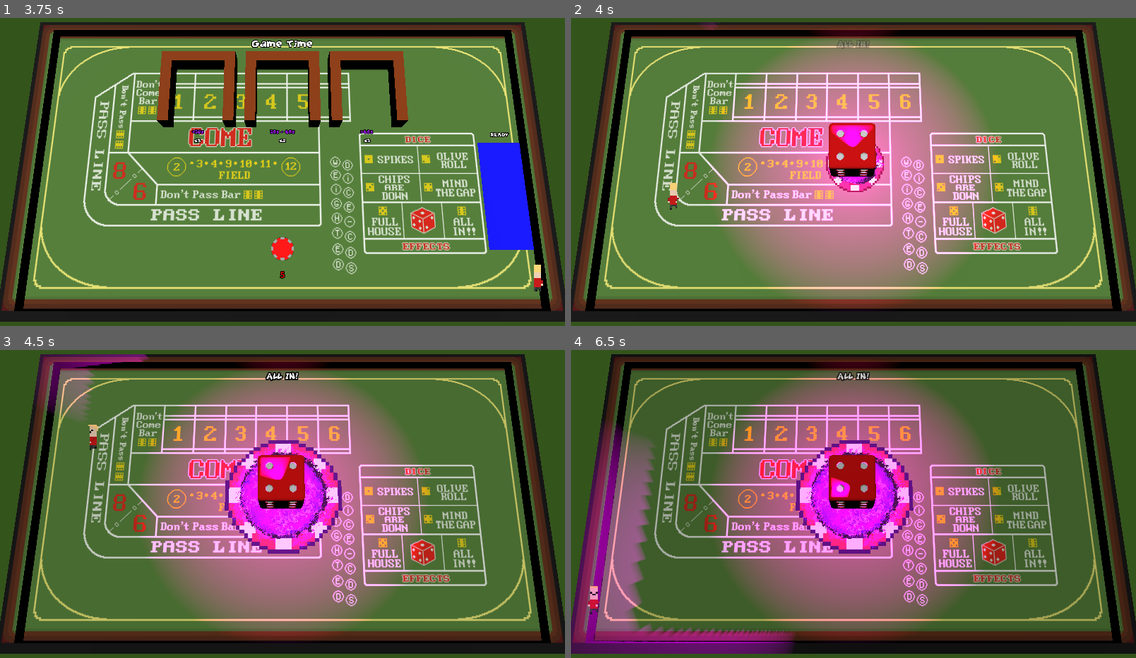
Above: before the commit, frames 1-4 (two rows, left to right).
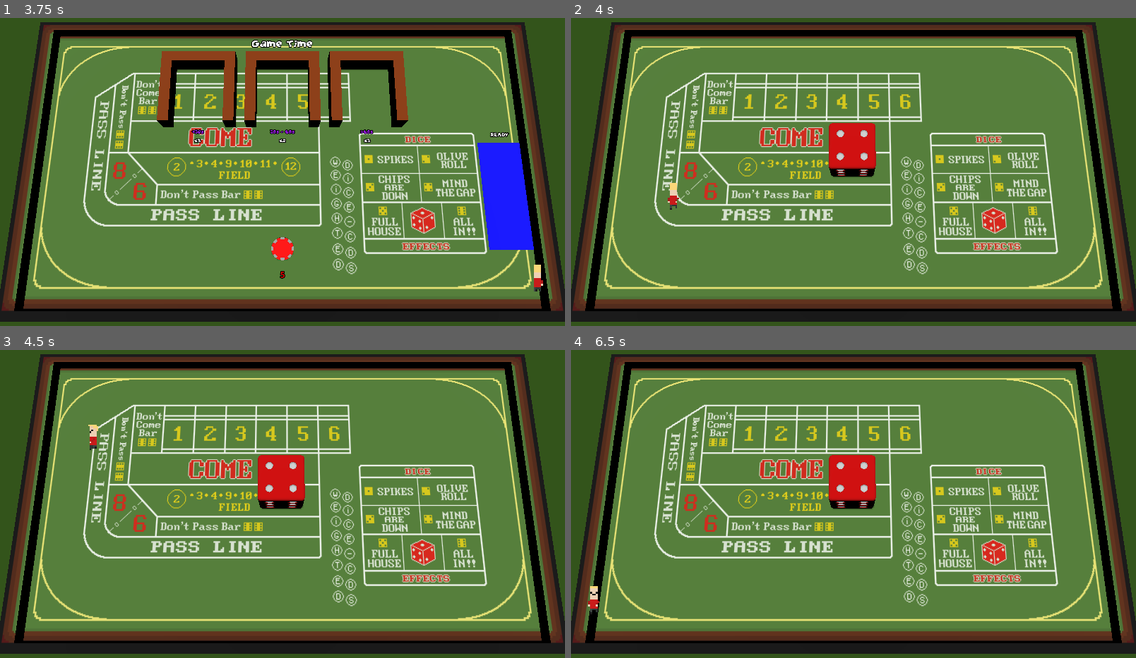
Above: after the commit, the same moments.

Repository: Laks0/weighted-dice-3d
Game: Godot game, scene res://Scenes/CharacterScreen/CharacterScreen.tscn
The game is run twice, just before and just after one commit, with the same random seed, the same clock (stepped at 60 frames per second) and the same inputs.
Inputs:
- Up to frame 1 (3.75 s): click "Start" at 0.5 s; tap Enter (grab_mouse) at 1.25, 2.1 s; hold D (move_right_kb) 1.28-2.03 s; tap Alt (grab_kb2) at 1.35 s; hold S (move_down_kb) 2.03-2.78 s; hold D (move_right_kb) 2.78-3.53 s; tap Down (move_down_kb2) at 2.85 s; hold W (move_up_kb) from 3.53 s (still down); tap Left (move_left_kb2) at 3.6 s
- Up to frame 2 (4 s): keep holding W (move_up_kb)
- Up to frame 3 (4.5 s): release W (move_up_kb) at 4.28 s; hold A (move_left_kb) from 4.28 s (still down); tap Right (move_right_kb2) at 4.35 s
- Up to frame 4 (6.5 s): tap Up (move_up_kb2) at 5.1 s; release A (move_left_kb) at 5.78 s; hold S (move_down_kb) from 5.78 s (still down); tap Alt (grab_kb2) at 5.85 s

Frame 1 is identical in both runs. In frame 2, 31% of the frame differs, in the area x 23-76%, y 1-93%; in frame 3, 36%; in frame 4, 82%, in the area x 0-100%, y 2-99%.

Commit message:
Fin de juego

Diff:
--- a/Autoload/BetHandler.gd
+++ b/Autoload/BetHandler.gd
@@ -9,6 +9,7 @@
 var currentBet : Bet
 
 var round : int = 0
+var roundAmount : int = 3
 
 var lastWinner : int = 0
 
--- a/Classes/Effects/MindTheGap/Gap.tscn
+++ b/Classes/Effects/MindTheGap/Gap.tscn
@@ -1,6 +1,6 @@
 [gd_scene load_steps=9 format=3 uid="uid://6k85bif87r1q"]
 
-[ext_resource type="Script" path="res://Gap.gd" id="1_uhis5"]
+[ext_resource type="Script" path="res://Classes/Effects/MindTheGap/Gap.gd" id="1_uhis5"]
 [ext_resource type="Texture2D" uid="uid://dhqq0ovgi3bve" path="res://Classes/Effects/MindTheGap/agujeros.png" id="2_gilpg"]
 
 [sub_resource type="AtlasTexture" id="AtlasTexture_iyvxw"]
--- a/Classes/Monigotes/Monigote.tscn
+++ b/Classes/Monigotes/Monigote.tscn
@@ -1437,6 +1437,7 @@
 billboard = 1
 shaded = true
 texture_filter = 0
+render_priority = 10
 sprite_frames = SubResource("SpriteFrames_yerd4")
 animation = &"Grabbing"
 autoplay = "Idle"
@@ -1447,6 +1448,7 @@
 billboard = 1
 shaded = true
 texture_filter = 0
+render_priority = 10
 sprite_frames = SubResource("SpriteFrames_hp5uy")
 animation = &"Grabbing"
 autoplay = "Idle"
@@ -1457,6 +1459,7 @@
 billboard = 1
 shaded = true
 texture_filter = 0
+render_priority = 10
 sprite_frames = SubResource("SpriteFrames_tlxl0")
 animation = &"RunningUp"
 autoplay = "Idle"
@@ -1467,6 +1470,7 @@
 billboard = 1
 shaded = true
 texture_filter = 0
+render_priority = 10
 sprite_frames = SubResource("SpriteFrames_nuwkx")
 animation = &"Grabbing"
 autoplay = "Idle"
--- /dev/null
+++ b/Outline.gdshader
@@ -0,0 +1,85 @@
+shader_type spatial;
+render_mode unshaded, depth_draw_opaque, depth_prepass_alpha;
+
+// Inspired by https://godotshaders.com/shader/3d-pixel-art-outline-highlight-post-processing-shader/
+
+uniform sampler2D DEPTH_TEXTURE : hint_depth_texture, filter_linear_mipmap;
+uniform sampler2D SCREEN_TEXTURE : hint_screen_texture, filter_linear_mipmap;
+uniform sampler2D NORMAL_TEXTURE : hint_normal_roughness_texture, filter_nearest;
+
+
+uniform vec3 shadow_color : source_color = vec3(0.0);
+uniform float shadow_thickness = 2.0;
+
+vec2 getDepth(vec2 screen_uv, sampler2D depth_texture, mat4 inv_projection_matrix){
+	float raw_depth = texture(depth_texture, screen_uv)[0];
+	vec3 normalized_device_coordinates = vec3(screen_uv * 2.0 - 1.0, raw_depth);
+    vec4 view_space = inv_projection_matrix * vec4(normalized_device_coordinates, 1.0);
+	view_space.xyz /= view_space.w;
+	return vec2(-view_space.z, raw_depth);
+}
+
+
+void fragment() {
+	vec2 e = vec2(1./VIEWPORT_SIZE.xy)*1.0;
+
+	float depth_diff = 0.0;
+	float neg_depth_diff = .5;
+
+	vec2 depth_data = getDepth(SCREEN_UV, DEPTH_TEXTURE, INV_PROJECTION_MATRIX);
+	float depth = depth_data.x;
+	vec3 color = texture(SCREEN_TEXTURE, SCREEN_UV).rgb;
+	vec3 c = vec3(0.0);
+
+	vec2 min_depth_data = depth_data;
+	float min_depth = 9999999.9;
+
+
+	vec3 normal = texture(NORMAL_TEXTURE, SCREEN_UV).rgb * 2.0 - 1.0;
+
+	for (float x = -shadow_thickness; x <= shadow_thickness;x += 1.0){
+		for (float y = -shadow_thickness; y <= shadow_thickness; y += 1.0){
+			if ((x == 0.0 && y == 0.0) || (shadow_thickness*shadow_thickness < (x*x + y*y))){
+				continue;
+			}
+
+			vec2 du_data = getDepth(SCREEN_UV+1.0*vec2(x, y)*e, DEPTH_TEXTURE, INV_PROJECTION_MATRIX);
+			vec2 dd_data = getDepth(SCREEN_UV+0.5*vec2(x, y)*e, DEPTH_TEXTURE, INV_PROJECTION_MATRIX);
+
+			float du = du_data.x;
+			float dd = dd_data.x;
+
+			float dd_diff = clamp(abs((depth - dd) - (dd - du)), 0.0, 1.0);
+
+			float val = clamp(abs(depth - du), 0., 1.)/(x*x + y*y)*dd_diff*dd_diff*5000.0;
+
+			val = clamp(val, 0.0, 1.0);
+
+			depth_diff += val;
+
+			if (du < min_depth){
+				min_depth = du;
+				min_depth_data = du_data;
+				c = texture(SCREEN_TEXTURE, SCREEN_UV+vec2(x, y)*e).rgb;
+
+				c *= clamp(0.5+ 0.5*dot(normalize(vec2(x, y)), (vec2(0.0, 1.0))), 0.0, 1.0);
+
+			}
+
+			vec3 nu = texture(NORMAL_TEXTURE, SCREEN_UV+vec2(x, y)*e).rgb * 2.0 - 1.0;
+
+			depth_diff += (1.0-abs(dot(nu, normal)))/max(min(dd, depth), 2.0);
+		}
+	}
+
+
+	depth_diff = smoothstep(0.2, 0.3, depth_diff);
+
+	vec3 final = c*shadow_color;
+	ALBEDO = final;
+
+	float alpha_mask = depth_diff;
+	DEPTH = min_depth_data.y*alpha_mask + depth_data.y*(1.0-alpha_mask);
+	ALPHA = clamp((alpha_mask) * 5., 0., 1.);
+
+}
--- /dev/null
+++ b/Pixel.gdshader
@@ -0,0 +1,23 @@
+shader_type canvas_item;
+
+uniform int pixelSize = 4;
+uniform sampler2D SCREEN_TEXTURE : hint_screen_texture, filter_linear_mipmap;
+
+void fragment()
+{
+
+	ivec2 size = textureSize(SCREEN_TEXTURE, 0);
+
+	int xRes = size.x;
+	int yRes = size.y;
+
+	float xFactor = float(xRes) / float(pixelSize);
+	float yFactor = float(yRes) / float(pixelSize);
+
+	float grid_uv_x = round(UV.x * xFactor) / xFactor;
+	float grid_uv_y = round(UV.y * yFactor) / yFactor;
+
+	vec4 text = texture(SCREEN_TEXTURE, vec2(grid_uv_x, grid_uv_y));
+
+	COLOR = text;
+}
--- a/Scenes/Arena/Arena.gd
+++ b/Scenes/Arena/Arena.gd
@@ -32,8 +32,6 @@
 	%Die.rolled.connect(startEffect)
 
 	BetHandler.startGame(self)
-
-	startEffect(5)
 
 func _process(delta):
 	gameTime += delta
--- a/Scenes/Arena/Arena.tscn
+++ b/Scenes/Arena/Arena.tscn
@@ -57,8 +57,6 @@
 [node name="Arena" type="Node3D"]
 script = ExtResource("1_txoyd")
 
-[node name="HUD" parent="." instance=ExtResource("3_uqwnq")]
-
 [node name="Floor" type="StaticBody3D" parent="." groups=["Table"]]
 collision_layer = 4
 collision_mask = 4
@@ -109,6 +107,20 @@
 transform = Transform3D(1, 0, 0, 0, 0.202787, 0.979223, 0, -0.979223, 0.202787, 0, 8.439, 1.998)
 fov = 47.0
 
+[node name="Effects" type="Node" parent="."]
+
+[node name="SpikesEffect" parent="Effects" instance=ExtResource("8_ycw3d")]
+
+[node name="OliveRollEffect" parent="Effects" instance=ExtResource("5_ed70i")]
+
+[node name="ChipsAreDownEffect" parent="Effects" instance=ExtResource("6_x3vxf")]
+
+[node name="MindTheGapEffect" parent="Effects" instance=ExtResource("12_yk85d")]
+
+[node name="FullHouseEffect" parent="Effects" instance=ExtResource("12_v5pfw")]
+
+[node name="AllInEffect" parent="Effects" instance=ExtResource("12_ob7p2")]
+
 [node name="PrepareArrow" type="AnimatedSprite3D" parent="."]
 transform = Transform3D(2, 0, 0, 0, 2, 0, 0, 0, 2, 0, 0.922723, 0)
 visible = false
@@ -126,16 +138,4 @@
 shadow_opacity = 0.72
 shadow_blur = 2.578
 
-[node name="Effects" type="Node" parent="."]
-
-[node name="SpikesEffect" parent="Effects" instance=ExtResource("8_ycw3d")]
-
-[node name="OliveRollEffect" parent="Effects" instance=ExtResource("5_ed70i")]
-
-[node name="ChipsAreDownEffect" parent="Effects" instance=ExtResource("6_x3vxf")]
-
-[node name="MindTheGapEffect" parent="Effects" instance=ExtResource("12_yk85d")]
-
-[node name="FullHouseEffect" parent="Effects" instance=ExtResource("12_v5pfw")]
-
-[node name="AllInEffect" parent="Effects" instance=ExtResource("12_ob7p2")]
+[node name="HUD" parent="." instance=ExtResource("3_uqwnq")]
--- a/Scenes/CharacterScreen/CharacterScreen.gd
+++ b/Scenes/CharacterScreen/CharacterScreen.gd
@@ -4,6 +4,7 @@
 	randomize()
 
 func _on_start_pressed():
+	PlayerHandler.deleteAllPlayers()
 	for c in $GridContainer.get_children():
 		if !c.added:
 			continue
--- a/Scenes/CharacterScreen/CharacterScreen.tscn
+++ b/Scenes/CharacterScreen/CharacterScreen.tscn
@@ -2,7 +2,7 @@
 
 [ext_resource type="PackedScene" uid="uid://d23vm7fpygfv7" path="res://Scenes/CharacterScreen/CharacterSetting.tscn" id="1_8jvhf"]
 [ext_resource type="Script" path="res://Scenes/CharacterScreen/CharacterScreen.gd" id="1_70uiy"]
-[ext_resource type="Theme" uid="uid://bnaa8nx0gbxlb" path="res://Classes/HUD/DefaultTheme.tres" id="1_o0boa"]
+[ext_resource type="Theme" uid="uid://bnaa8nx0gbxlb" path="res://DefaultTheme.tres" id="1_o0boa"]
 
 [node name="CharacterScreen" type="Control"]
 layout_mode = 3
--- a/Scenes/RoundEnd/RoundEnd.gd
+++ b/Scenes/RoundEnd/RoundEnd.gd
@@ -2,10 +2,19 @@
 
 @export var LeaderboardEntryScene : PackedScene
 
+var gameEnded := false
+
 func _ready():
-	$Title.text = "ROUND " + str(BetHandler.round)
+	if BetHandler.round == BetHandler.roundAmount or PlayerHandler.getPlayersAlive().size() <= 1:
+		gameEnded = true
+		$Title.text = "GAME SETTLED"
+		$Title.modulate = Color.ORANGE
+		$NextRound.text = "Play again"
+	else:
+		$Title.text = "ROUND " + str(BetHandler.round)
+
 	var winner := PlayerHandler.getPlayerById(BetHandler.lastWinner)
-	$Winner.text = "Winner: " + winner.name
+	$Winner.text = "Round winner: " + winner.name
 	$Winner.modulate = winner.color
 
 	var board = PlayerHandler.getPlayersInOrder()
@@ -20,4 +29,7 @@
 		_on_next_round_pressed()
 
 func _on_next_round_pressed():
-	get_tree().change_scene_to_file("res://Scenes/BettingScreen/BettingScreen.tscn")
+	if gameEnded:
+		get_tree().change_scene_to_file("res://Scenes/CharacterScreen/CharacterScreen.tscn")
+	else:
+		get_tree().change_scene_to_file("res://Scenes/BettingScreen/BettingScreen.tscn")
Renamed: Gap.gd -> Classes/Effects/MindTheGap/Gap.gd
